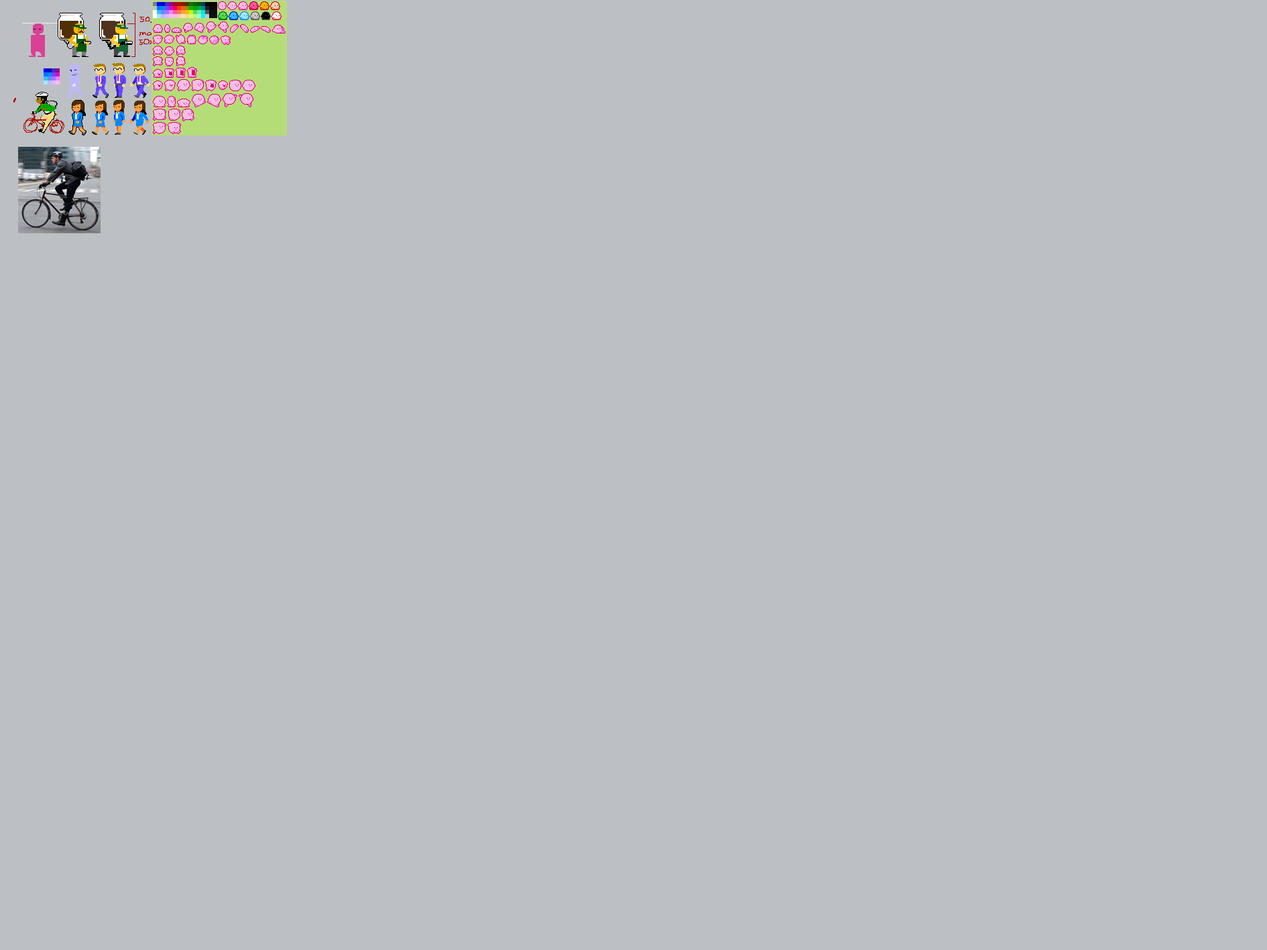
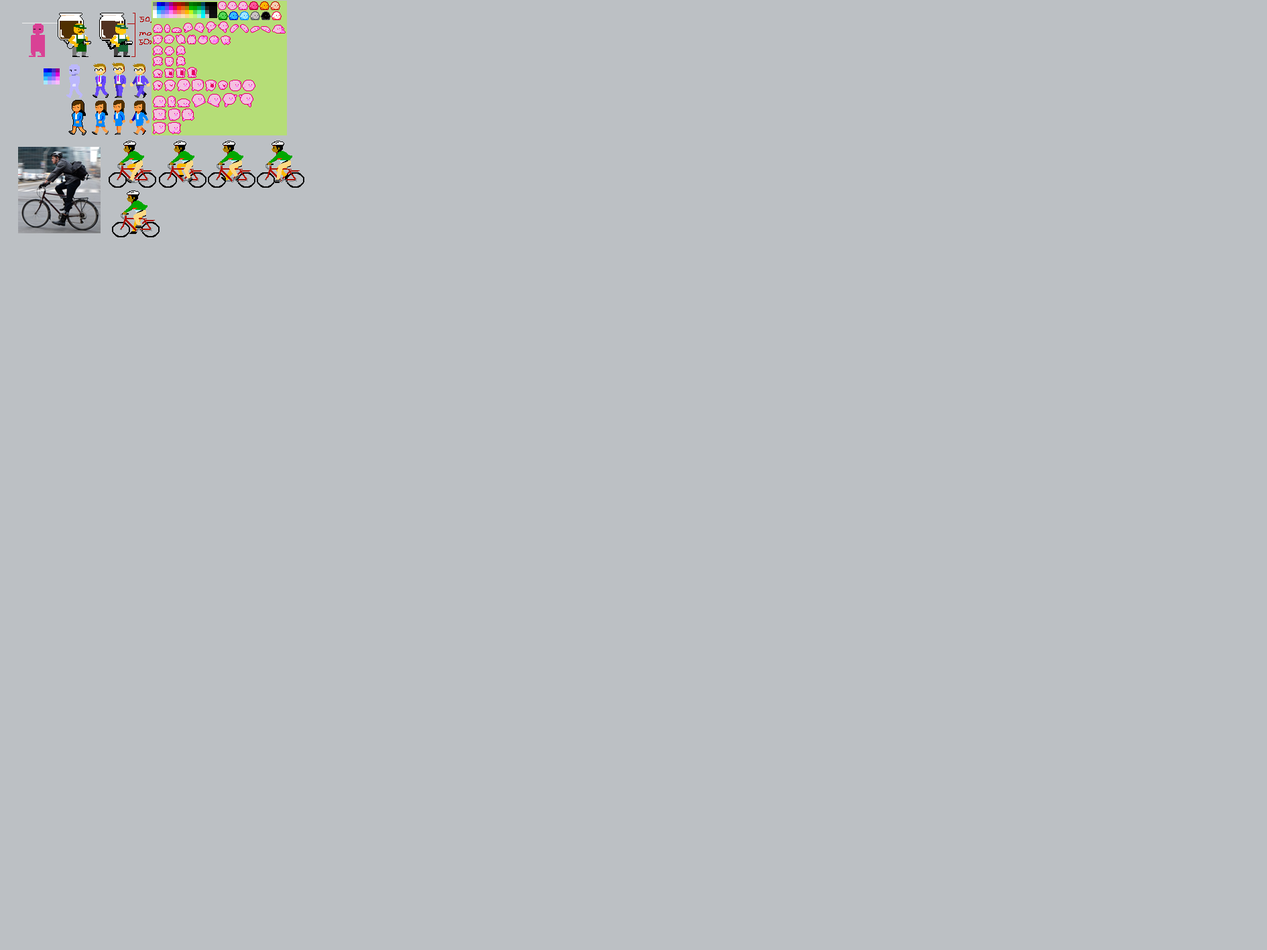
The second 1267px x 950px image is a revision of the first. Changes to its layers:
added group "biker" with 9 layers above "business woman" over [108, 140, 305, 238]
hid "Layer 19", moved it into group "biker", painted on it over [13, 97, 207, 188]
added layer "Layer 22 copy" in group "biker" over [111, 190, 160, 238]
added layer "Layer 23" in group "biker" over [256, 140, 305, 188]
added layer "Layer 22" in group "biker" over [207, 140, 256, 188]
added layer "Layer 21" in group "biker" over [158, 140, 207, 188]
moved "Layer 18" into group "biker", painted on it over [32, 91, 157, 188]
